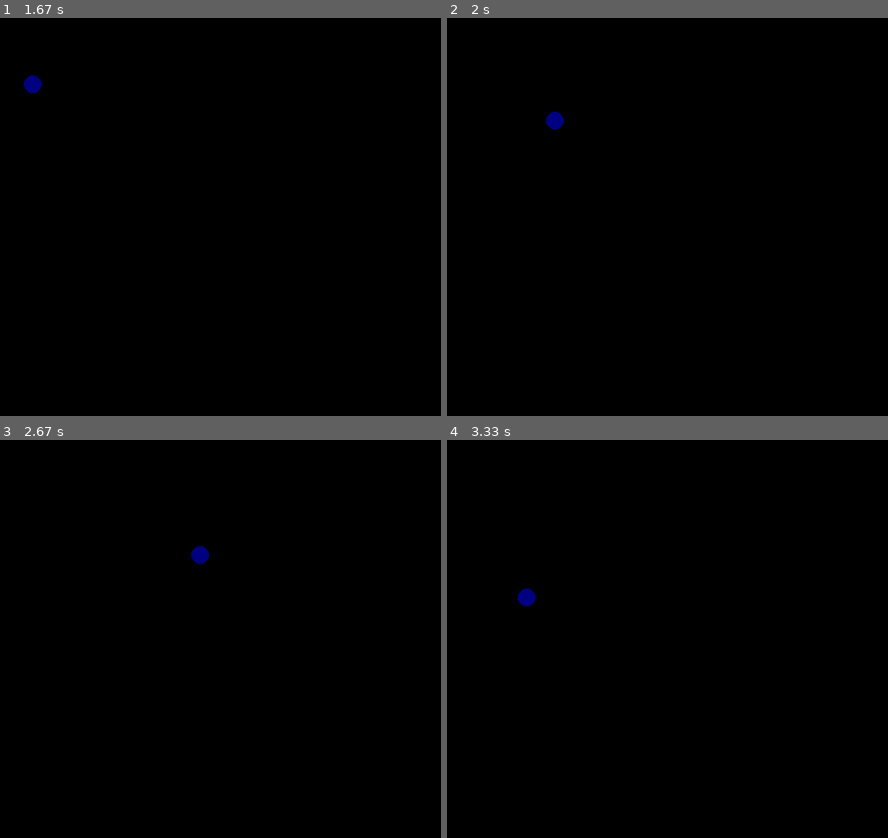
Above: before the commit, frames 1-4 (two rows, left to right).
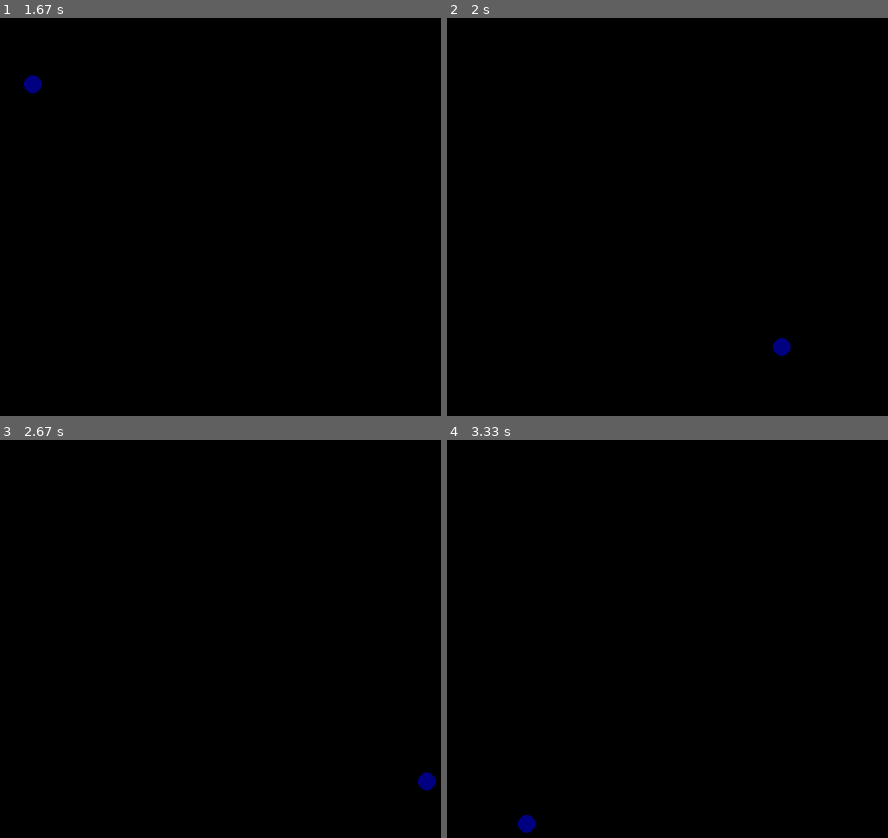
Above: after the commit, the same moments.

Repository: tjacek/planning
Game: pygame game, started from localization/kalman.py
Same seed, same stepped clock (60 frames per second), same inputs: the game is played once before the commit and once after it.
Inputs (mouse positions are in pixels of both pictures, inside the frame that each line leads up to):
- Up to frame 1 (1.67 s): click (198, 228) at 0.38 s; click (260, 312) at 0.82 s; press the mouse at (260, 312) at 1.13 s; move the mouse to (185, 217) at 1.23 s; release the mouse at (105, 121) at 1.37 s
- Up to frame 2 (2 s): press the mouse at (707, 312) at 1.87 s; move the mouse to (676, 220) at 1.97 s
- Up to frame 3 (2.67 s): release the mouse at (198, 555) at 2.1 s
- Up to frame 4 (3.33 s): press the mouse at (707, 734) at 2.73 s; move the mouse to (729, 662) at 2.83 s; release the mouse at (751, 599) at 2.97 s

Frame 1 is identical in both runs. In frame 2, 0.3% of the frame differs, in the area x 22-78%, y 23-85%; in frame 3, 0.3%; in frame 4, 0.3%.

Commit message:
rotate envir

Diff:
--- a/localization/envir.py
+++ b/localization/envir.py
@@ -11,8 +11,17 @@
     def has_state(self):
         return not (self.state is None)
 
+    def get_state(self):
+        if(self.has_state()):
+            return [ cord_i+self.half_bounds[i]
+               for i,cord_i in enumerate(self.state)]
+        return None
+
     def set_state(self,state):
         self.state=self.bound_state(state)
+
+    def state_norm(self):
+        return np.linalg.norm(self.state)
 
     def update(self):
         print(self.state)
@@ -24,10 +33,13 @@
         new_state=[]
         for i in (0,1):
             cord_i=state[i]
-            if(np.abs(cord_i) > self.half_bounds[i]):
-                cord_i=int(cord_i) % self.half_bounds[i]
-            if(state[i]<0):
-               cord_i*=(-1)
+            if(cord_i > self.half_bounds[i]):
+                cord_i=  (int(cord_i) % self.half_bounds[i])
+                cord_i=  -(self.half_bounds[i]-cord_i)
+            if(cord_i <  -self.half_bounds[i]):
+                cord_i=  (int(-cord_i) % self.half_bounds[i])
+#            if(state[i]<0):
+#               cord_i*=(-1)
             new_state.append(cord_i)
         return new_state
 
--- a/localization/kalman.py
+++ b/localization/kalman.py
@@ -55,12 +55,17 @@
         self.estm_state=x
         return y
 
-def get_envir(delta_t=4,sigma=4):
+def trans_envir(delta_t=4,sigma=4):
     A=envir.AffineTransform(np.array([[1,delta_t],[0,1]]) )
     Q=np.array([[0.25*delta_t**4,0.5*delta_t**3],
          [0.5*delta_t**3,delta_t**2]])
     noise=envir.Gauss(cov=Q)
     return KalmanEnvir(A=A,noise=noise)
 
-view=show.View(get_envir(),alg=KalmanFilter())
+def rotate_envir(theta=0.5):
+    r=envir.get_rotation(theta)
+    A=envir.AffineTransform(r)
+    return KalmanEnvir(A=A)
+
+view=show.View(rotate_envir(),alg=KalmanFilter())
 show.loop(view)
--- a/localization/show.py
+++ b/localization/show.py
@@ -18,15 +18,16 @@
 
     def show(self,window):
         window.fill((0,0,0))
-        state=self.envir.state
+        state=self.envir.get_state()
         if(not (state is None)):
+            print(f"state:{self.envir.state_norm()}")
             pg.draw.circle(window,(0,0,128),state,10)
         if(not (self.obs_state is None)):
             pg.draw.circle(window,(0,128,0),self.obs_state,7)
         if(not (self.alg is None or self.obs_state is None)):
             estm_state=self.alg(self.envir,self.obs_state)
             estm_state=self.envir.bound_state(estm_state)
-            print(f"estm:{estm_state}")
+#            print(f"estm:{estm_state}")
             pg.draw.circle(window,(128,0,0),estm_state,5)
 
 def loop(view):
